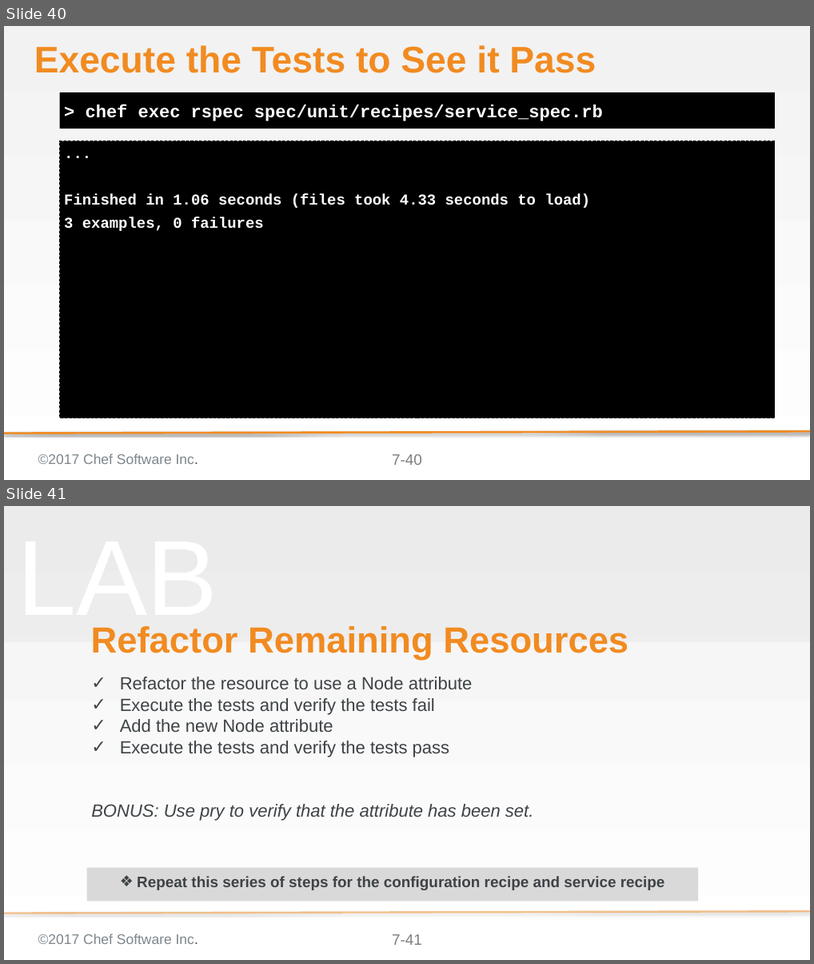
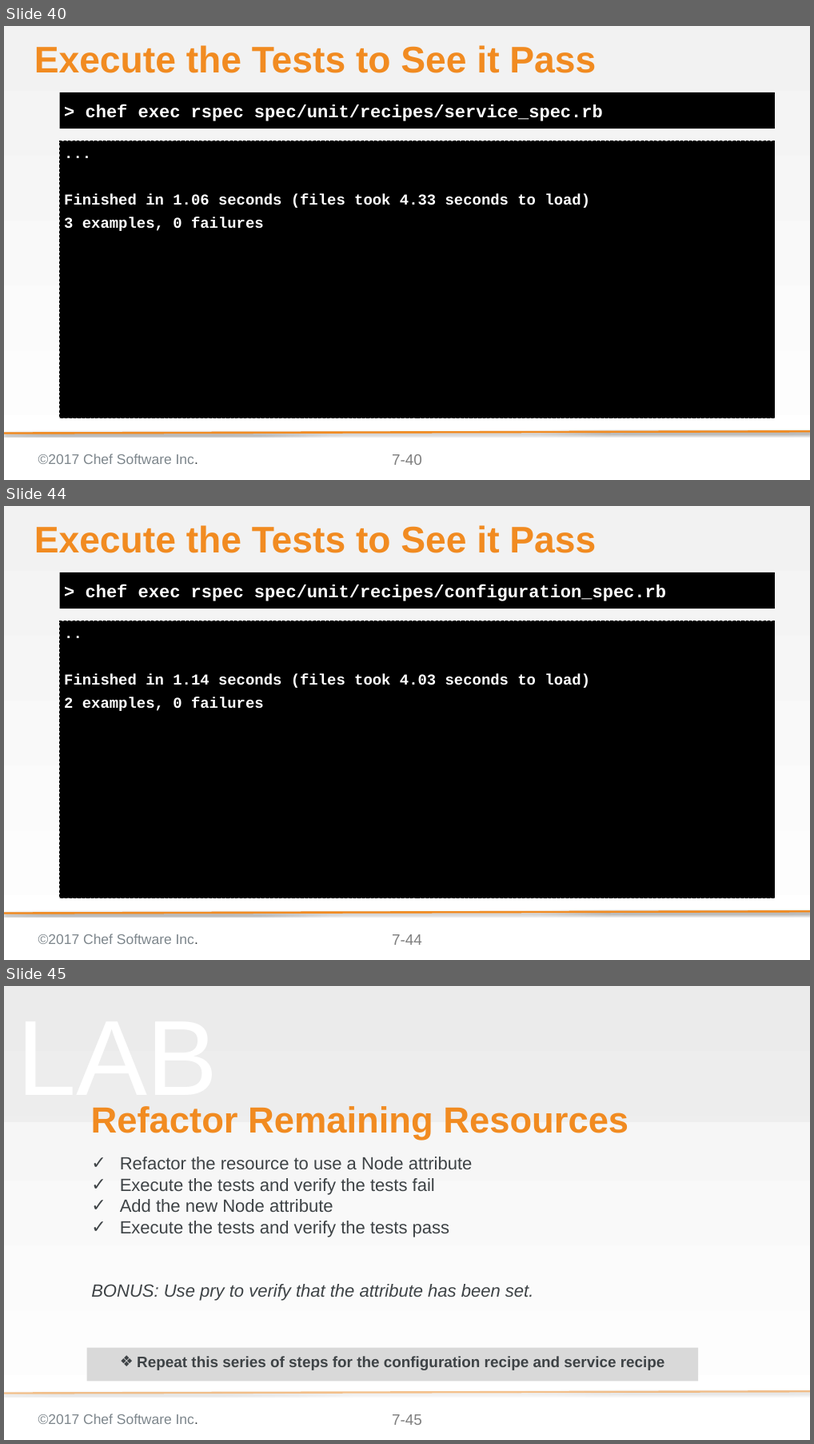
Before and after one commit to ericheiser/chef-intermediate, a slide deck: 07-refactoring_to_attributes.pptx. Shown one above the other, each under a label of ours: slides 40 and 41 before the commit, slides 40, 44 and 45 after it; the slides between them are not shown. The pictures are 814x964 and 814x1444 pixels, drawn with LibreOffice and Linux fonts; fonts in the diff are those of the drawing; background and template pictures are left out. Boxes give left, top, right and bottom in pixels: in the first picture for what was removed or moved away, otherwise in the second. Text is boxed around its words. In the diff, an @@ line names an element or a change of style, - is before the commit and + after.

```diff
--- a/07-refactoring_to_attributes.pptx
+++ b/07-refactoring_to_attributes.pptx
@@ slide 44 added at (4, 506, 810, 960), background gradient #F2F2F2 to #FFFFFF; not listed: 4 template elements that a slide beside it also shows @@
@@ title added at (34, 525, 596, 553), 58.7 pt, text #F18B21, bold @@
+Execute the Tests to See it Pass
@@ text added at (60, 572, 775, 608), fill #000000, 28 pt, text #FFFFFF, bold @@
+> chef exec rspec spec/unit/recipes/configuration_spec.rb
@@ text added at (60, 620, 775, 897), fill #000000, outline #000000 1 pt dashed, 24 pt, text #FFFFFF, bold @@
+..
+Finished in 1.14 seconds (files took 4.03 seconds to load)
+2 examples, 0 failures
@@ what was slide 41 is now slide 45 @@
@@ page number at (392, 1414, 422, 1424): text changed @@
-7-41
+7-45
```
Also in this commit, not shown: 6 slides changed, 3 other slides added, 2 other files.
